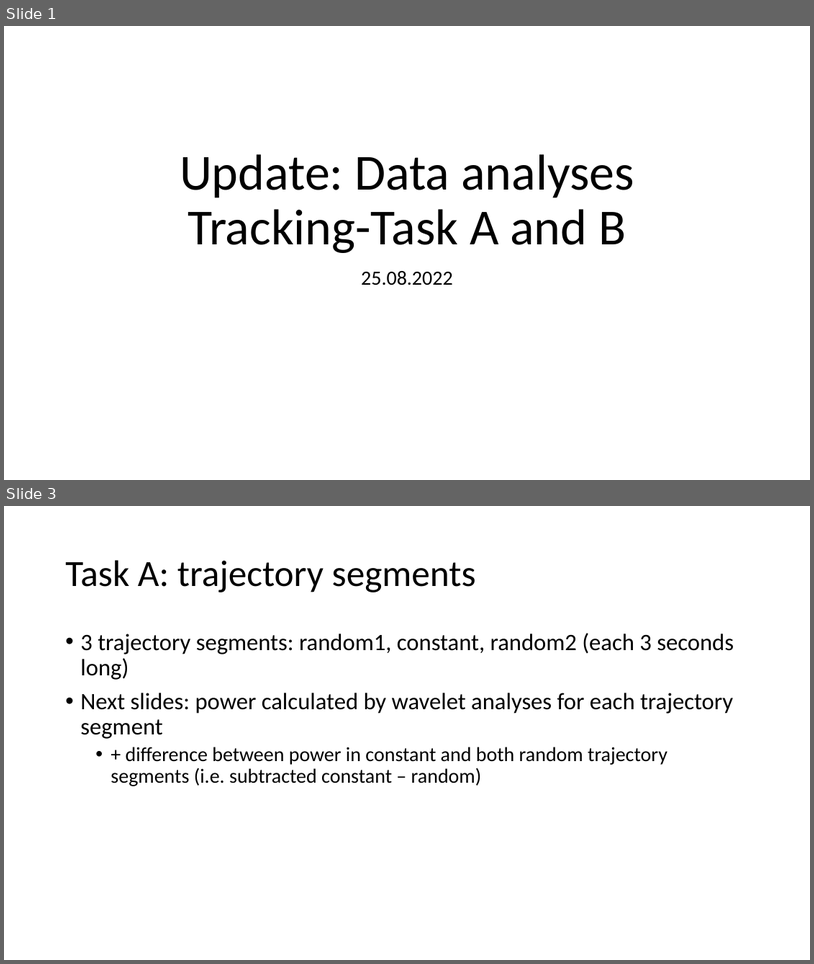
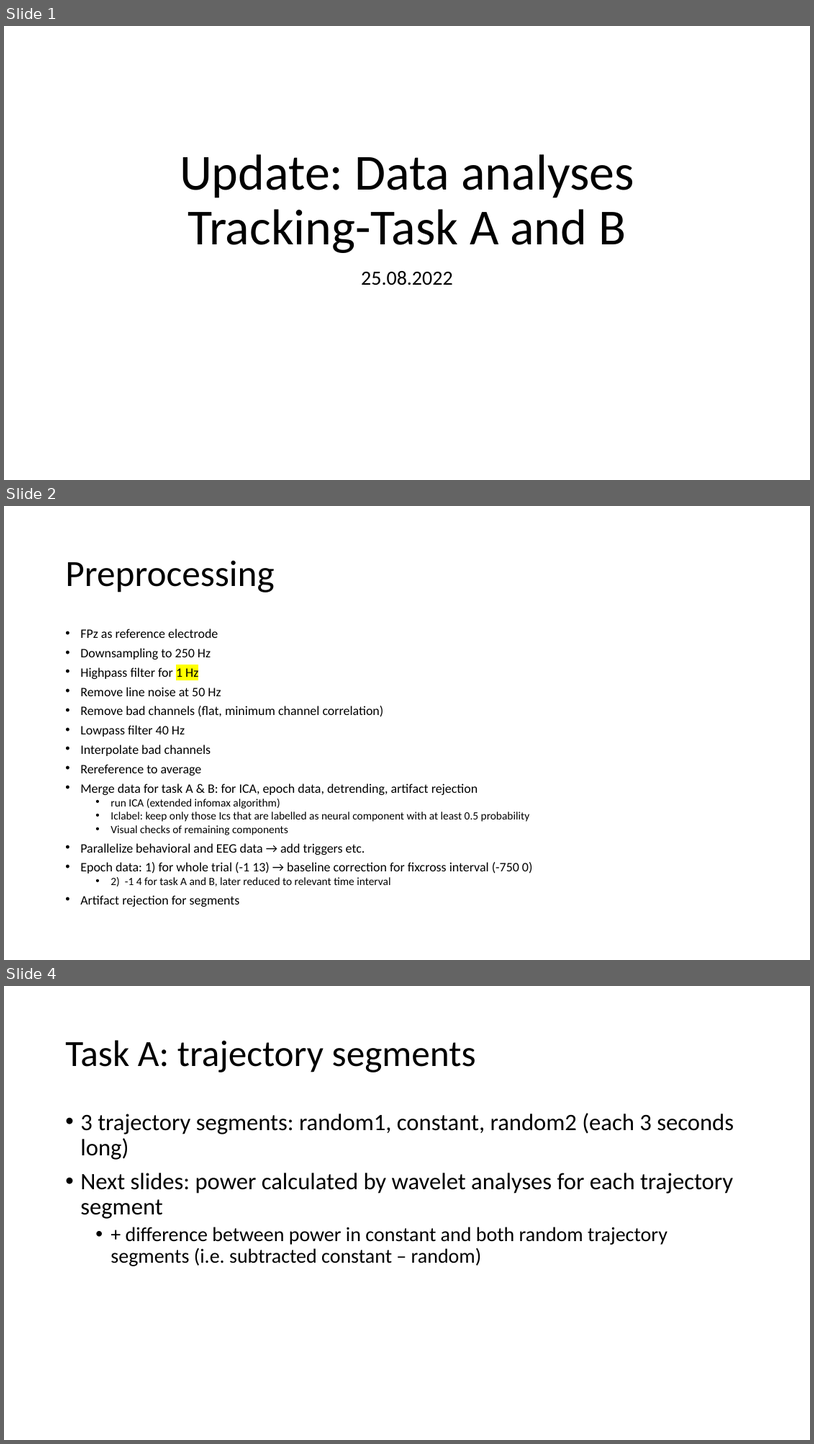
Before and after one commit to SaWilk/Emulation-Data-Analysis, a slide deck: 220826_update_dataanalyses.pptx. Shown one above the other, each under a label of ours: slides 1 and 3 before the commit, slides 1, 2 and 4 after it; the slides between them are not shown. The pictures are 814x964 and 814x1444 pixels, drawn with LibreOffice and Linux fonts; fonts in the diff are those of the drawing. Boxes give left, top, right and bottom in pixels: in the first picture for what was removed or moved away, otherwise in the second. Text is boxed around its words. In the diff, an @@ line names an element or a change of style, - is before the commit and + after.

```diff
--- a/220826_update_dataanalyses.pptx
+++ b/220826_update_dataanalyses.pptx
@@ slide 2 added at (4,506,810,960), background #FFFFFF @@
@@ title added at (65,560,274,592), 44 pt, text #000000 @@
+Preprocessing
@@ text added at (80,628,533,906), 15.4 pt, text #000000 @@
+• FPz as reference electrode
+• Downsampling to 250 Hz
+• Highpass filter for 1 Hz
+• Remove line noise at 50 Hz
+• Remove bad channels (flat, minimum channel correlation)
+• Lowpass filter 40 Hz
+• Interpolate bad channels
+• Rereference to average
+• Merge data for task A & B: for ICA, epoch data, detrending, artifact rejection
+  • run ICA (extended infomax algorithm)
+  • Iclabel: keep only those Ics that are labelled as neural component with at least 0.5 probability
+  • Visual checks of remaining components
+• Parallelize behavioral and EEG data → add triggers etc.
+• Epoch data: 1) for whole trial (-1 13) → baseline correction for fixcross interval (-750 0)
+  • 2) -1 4 for task A and B, later reduced to relevant time interval
+• Artifact rejection for segments
@@ what was slide 3 is now slide 4 @@
```
Also in this commit, not shown: 1 slide changed, 1 other file.
